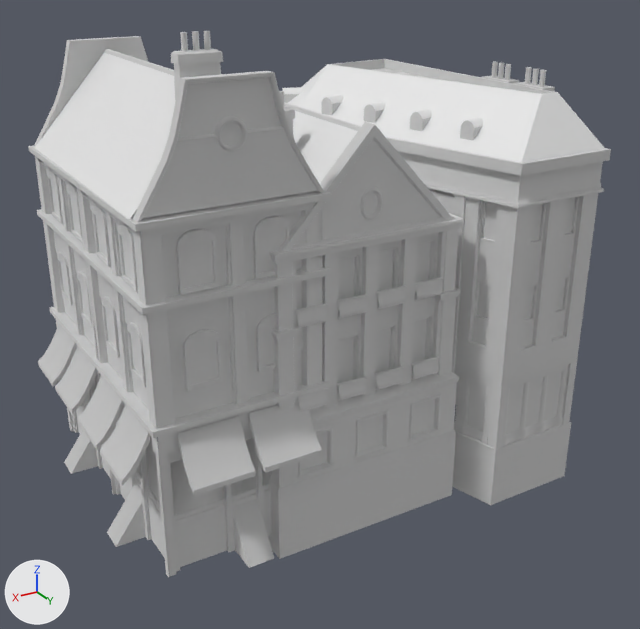
Before and after pictures for a commit that changed the glTF model mods/addon-pescatarians/data/jakob/buildings/residence/high-artisan/engineer.gltf.
Both versions are drawn from a 50 mm camera at (2.76, 5.03, 3.14) aimed at (-0.04, 0.36, 0.8). Lighting does not change. The marker at lower left points along +X, +Y and +Z. Objects named as collision shapes, trigger or cutter boxes, shadow casters or lower levels of detail are left out. Where no turn or scale is listed for an object, it has been applied to the vertices.

The first picture shows '_07_01_lod0', '_07_02_lod0', '_08_lod0'.
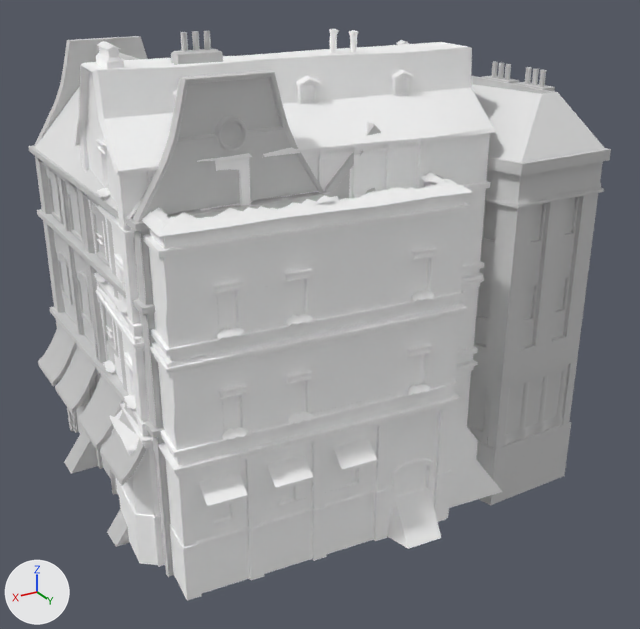
Where the newer file only moved an object's origin or applied its transform, the numbers keep the older frame.

Pixel boxes [x1, y1, x2, y2] of what changed, in the pictures (640 x 629 px):
'_estate04c_lod0', added
    after: [75, 29, 502, 601]
    faces in mat_mat_diff8 (white #ffffff): [75, 29, 502, 601]
    faces in mat_mat_roof8 (white #ffffff): [98, 47, 496, 174]
'_08_lod0', unchanged, covered by the edit
    before: [161, 91, 464, 559]
    after: [297, 123, 390, 501]

Diff of the bpy script that builds the scene:
```diff
--- a/mods/addon-pescatarians/data/jakob/buildings/residence/high-artisan/engineer.gltf.py
+++ b/mods/addon-pescatarians/data/jakob/buildings/residence/high-artisan/engineer.gltf.py
@@ mat_mat_diff8 @@
+mat_mat_diff8 = principled_material('mat_diff8')
+mat_mat_diff8.base_color = (1.0, 1.0, 1.0)  # white #ffffff
+mat_mat_diff8.metallic = 1.0
+mat_mat_diff8.roughness = 1.0
@@ mat_mat_roof8 @@
+mat_mat_roof8 = principled_material('mat_roof8')
+mat_mat_roof8.base_color = (1.0, 1.0, 1.0)  # white #ffffff
+mat_mat_roof8.metallic = 1.0
+mat_mat_roof8.roughness = 1.0
@@ me_mesh_0_114 @@
+me_mesh_0_114.from_pydata(...)  # 4131 vertices, 4387 faces; spans x -1.0..1.5, y -0.21..1.56, z -0.87..2.07
+# faces by material slot: [4337, 50]
+me_mesh_0_114.materials.append(mat_mat_diff8)  # white #ffffff
+me_mesh_0_114.materials.append(mat_mat_roof8)  # white #ffffff
@@ ob_estate04c_lod0 @@
+ob_estate04c_lod0 = bpy.data.objects.new('_estate04c_lod0', me_mesh_0_114)
+ob_estate04c_lod0.location = (0.0, 0.0, 0.582)
```
